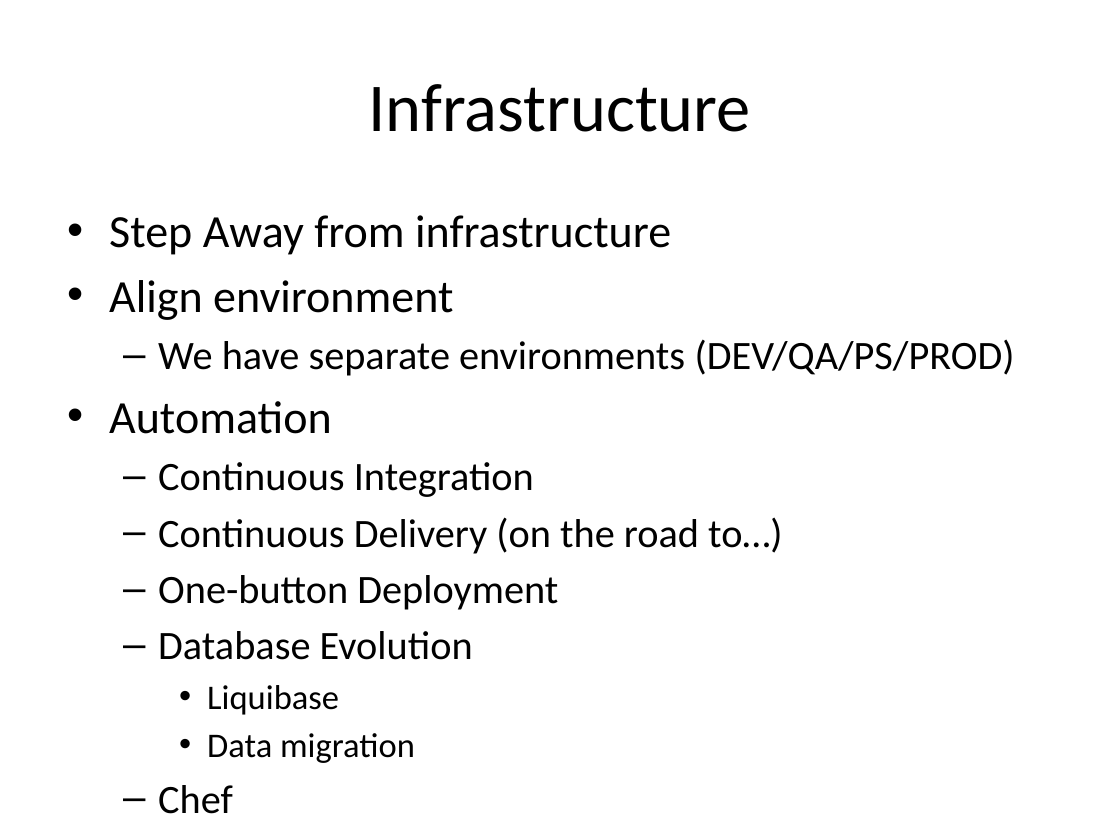
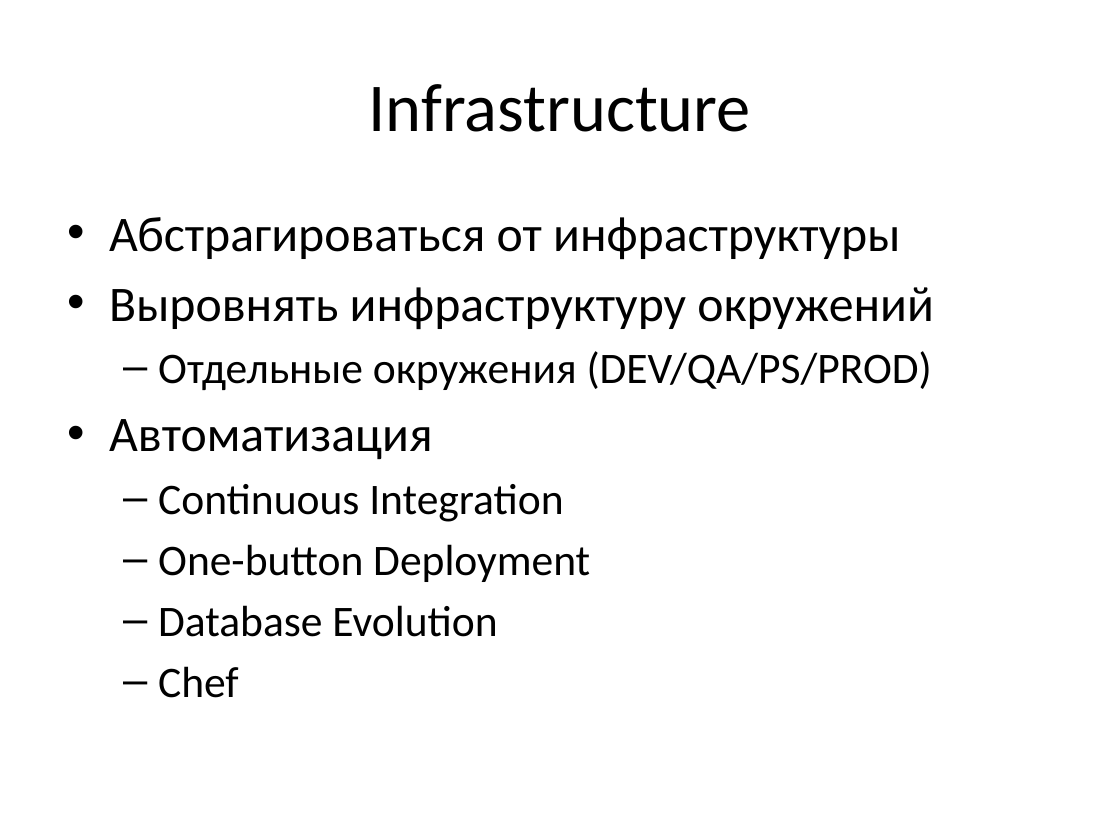
Before and after one commit to vitali-kviatkouski/personal, a slide deck: slide 8 of Microservices.pptx. Drawn at 1120x840 pixels with LibreOffice and Linux fonts; fonts in the diff are those of the drawing. Boxes give left, top, right and bottom in pixels: in the first picture for what was removed or moved away, otherwise in the second. Text is boxed around its words. In the diff, an @@ line names an element or a change of style, - is before the commit and + after.

```diff
--- a/Microservices.pptx
+++ b/Microservices.pptx
@@ text at <box>109,217,934,460</box>: text changed; size 29.6 to 32 pt @@
-• Step Away from infrastructure
-• Align environment
-  – We have separate environments (DEV/QA/PS/PROD)
-• Automation
+• Абстрагироваться от инфраструктуры
+• Выровнять инфраструктуру окружений
+  – Отдельные окружения (DEV/QA/PS/PROD)
+• Автоматизация
@@ text at <box>158,484,590,698</box>: size 25.9 to 28 pt in "Continuous Integration", "One-button Deployment", "Database Evolution", "Chef" @@
@@ text at <box>158,517,782,554</box>: paragraph removed @@
-  – Continuous Delivery (on the road to…)
@@ text at <box>207,685,415,763</box>: paragraphs removed @@
-    • Liquibase
-    • Data migration
```
Also in this commit, not shown: 12 other slides changed, 2 slides added, 2 slides removed.
